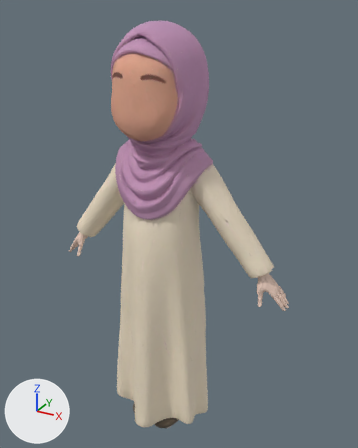
The glTF model public/avatars/aisha.glb as it was, and as the next commit left it.
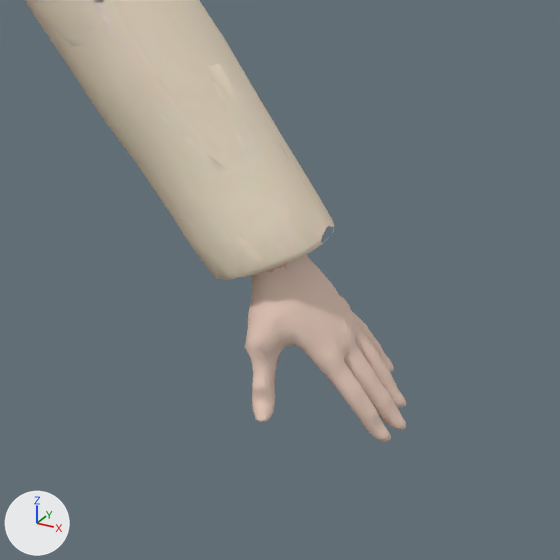
The first picture shows the older version from a 50 mm lens placed at (72.1, -121.3, 69.4), pointed at (3.6, 3.2, 7.1). The close-ups show the older and then the newer version on the part from 58% to 89% of the width and 50% to 75% of the height of that picture. Only the edits that show in the close-ups are written down. The lights are fixed; the arrows at lower left show +X, +Y and +Z. Vertices at exactly the same position are counted once.

Objects in the first close-up: 'char1'.
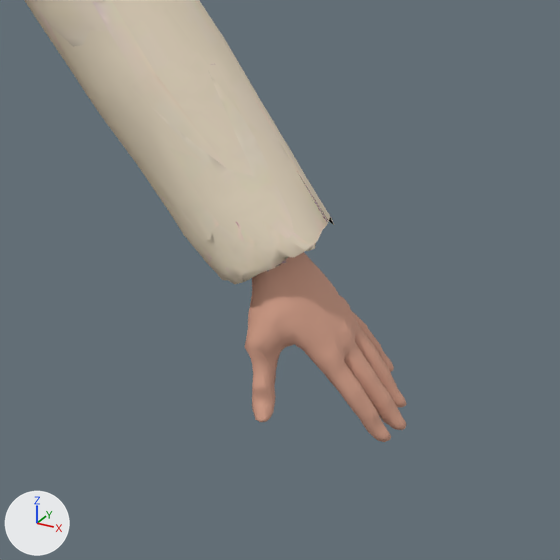
Location of each change, (x1, y1, x2, y2) in pixels of the close-ups (560 x 560 px; the box of a moved part takes in the faces that stretch with it):
```json
{"object": "char1", "change": "recoloured, reshaped", "before": [25, 0, 407, 442], "after": [25, 0, 407, 442]}
{"part": 1, "of": "me_mesh_0", "change": "moved or reshaped", "before": [174, 121, 334, 280], "after": [174, 121, 334, 284]}
```

Scene script edits in JSON lines:
```json
{"op": "remove", "block": "mat_material_0", "code": "n2 = _N.new('ShaderNodeMix'); n2.name = 'Mix'"}
{"op": "remove", "block": "mat_material_0", "code": "n2.data_type = 'RGBA'"}
{"op": "remove", "block": "mat_material_0", "code": "n2.blend_type = 'MULTIPLY'"}
{"op": "remove", "block": "mat_material_0", "code": "n2.inputs[0].default_value = 1.0  # 'Factor'"}
{"op": "remove", "block": "mat_material_0", "code": "n3 = _N.new('ShaderNodeVertexColor'); n3.name = 'Color Attribute'"}
{"block": "mat_material_0", "where": "n0 = _N.new('ShaderNodeBsdfPrincipled'); n0.name = 'Principled BSDF'"}
{"block": "mat_material_0", "where": "n4 = _N.new('ShaderNodeTexImage'); n4.name = 'Image Texture'"}
{"op": "remove", "block": "mat_material_0", "code": "_L.new(n2.outputs[2], n0.inputs[0])  # 'Result' to 'Base Color'"}
{"op": "remove", "block": "mat_material_0", "code": "_L.new(n3.outputs[0], n2.inputs[7])  # 'Color' to 'B'"}
{"op": "remove", "block": "mat_material_0", "code": "_L.new(n4.outputs[0], n2.inputs[6])  # 'Color' to 'A'"}
{"op": "add", "block": "mat_material_0", "code": "_L.new(n4.outputs[0], n0.inputs[0])  # 'Color' to 'Base Color'"}
{"block": "mat_hands", "where": "n0 = _N.new('ShaderNodeBsdfPrincipled'); n0.name = 'Principled BSDF'"}
{"op": "add", "block": "mat_hands", "code": "n0.inputs[0].default_value = (0.701, 0.371, 0.266, 1.0)  # 'Base Color', beige #daa48d"}
{"op": "set", "path": "n0.inputs[2].default_value", "old": "0.75", "new": "0.8", "note": "'Roughness'"}
{"op": "remove", "block": "mat_hands", "code": "n2 = _N.new('ShaderNodeMix'); n2.name = 'Mix'"}
{"op": "remove", "block": "mat_hands", "code": "n2.data_type = 'RGBA'"}
{"op": "remove", "block": "mat_hands", "code": "n2.blend_type = 'MULTIPLY'"}
{"op": "remove", "block": "mat_hands", "code": "n2.inputs[0].default_value = 1.0  # 'Factor'"}
{"op": "remove", "block": "mat_hands", "code": "n2.inputs[7].default_value = (0.867, 0.643, 0.537, 1.0)  # 'B', beige #efd2c2"}
{"op": "remove", "block": "mat_hands", "code": "n3 = _N.new('ShaderNodeVertexColor'); n3.name = 'Color Attribute'"}
{"op": "remove", "block": "mat_hands", "code": "_L.new(n2.outputs[2], n0.inputs[0])  # 'Result' to 'Base Color'"}
{"op": "remove", "block": "mat_hands", "code": "_L.new(n3.outputs[0], n2.inputs[6])  # 'Color' to 'A'"}
{"block": "me_mesh_0", "where": "# used by ob_char1; location = (0.0, 0.0, 0.0)"}
{"op": "remove", "block": "me_mesh_0", "code": "me_mesh_0.from_pydata(...)  # 20247 vertices, 40149 faces; spans x -40.7..40.7, y -17.4..13.8, z -64.1..65.9"}
{"op": "add", "block": "me_mesh_0", "code": "me_mesh_0.from_pydata(...)  # 20299 vertices, 40414 faces; spans x -40.7..40.7, y -17.4..13.8, z -64.1..65.9"}
{"block": "me_mesh_0", "change": "me_mesh_0 part 1: 81 vertices moved from x 27.3..35.2, y -2.4..5.5, z -3.9..2.8 to x 25.8..34.9, y -2.2..5.5, z -3.7..3.6; 178 vertices removed from x 28.9..35.3, y -2.1..5.5, z -3.9..0.5; 239 vertices added at x 29.0..35.1, y -2.1..5.6, z -3.5..1.1"}
{"block": "me_mesh_0", "change": "other edits to the shape of me_mesh_0 do not show in these pictures"}
```
